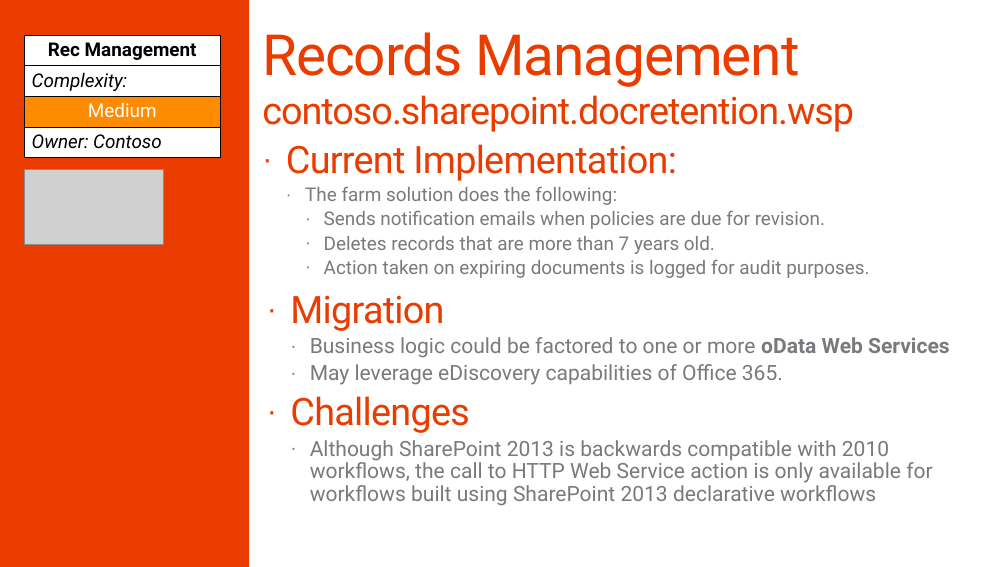
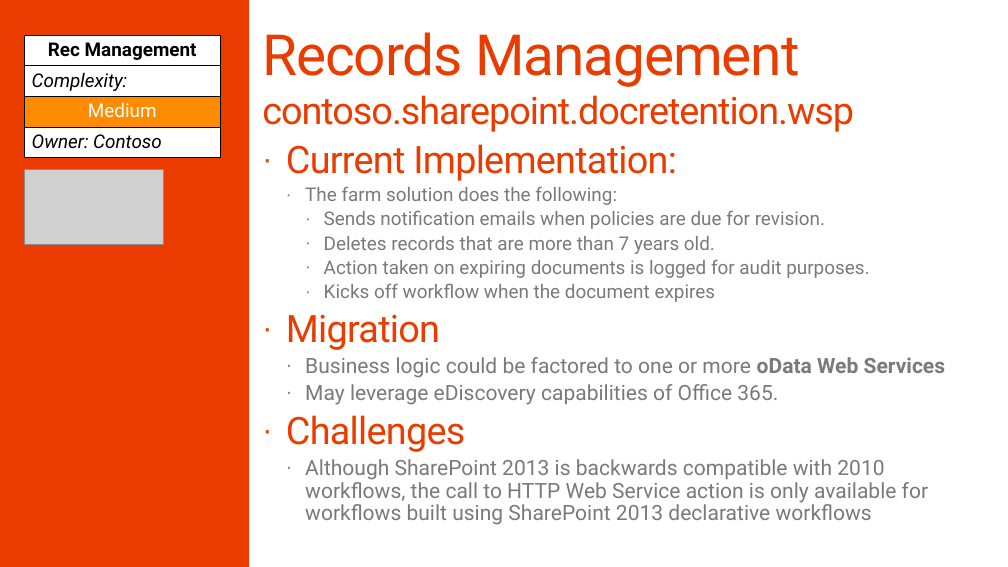
Before and after one commit to SharePoint/PnP-Guidance, a slide deck: slide 25 of PnP Transformation Process/Samples/PnP Transformation - Solution Assessment Report - Contoso.pptx. Drawn at 1008x567 pixels with LibreOffice and Linux fonts; fonts in the diff are those of the drawing; grey boxes stand for pictures; background and template pictures are left out. Boxes give left, top, right and bottom in pixels: in the first picture for what was removed or moved away, otherwise in the second. Text is boxed around its words. In the diff, an @@ line names an element or a change of style, - is before the commit and + after.

Commit message:
Changes to Assessment ans Solution documents

```diff
--- a/PnP Transformation Process/Samples/PnP Transformation - Solution Assessment Report - Contoso.pptx
+++ b/PnP Transformation Process/Samples/PnP Transformation - Solution Assessment Report - Contoso.pptx
@@ text at [286,283,946,525]: paragraphs added @@
+    · Kicks off workflow when the document expires
+· Migration
+  · Business logic could be factored to one or more oData Web Services
+  · May leverage eDiscovery capabilities of Office 365.
+· Challenges
+  · Although SharePoint 2013 is backwards compatible with 2010 workflows, the call to HTTP Web Service action is only available for workflows built using SharePoint 2013 declarative workflows
@@ text removed at [290,295,950,506] @@
-· Migration
-  · Business logic could be factored to one or more oData Web Services
-  · May leverage eDiscovery capabilities of Office 365.
-· Challenges
-  · Although SharePoint 2013 is backwards compatible with 2010 workflows, the call to HTTP Web Service action is only available for workflows built using SharePoint 2013 declarative workflows
```
Also in this commit, not shown: 3 other slides changed, 1 slide added, 3 other files.
